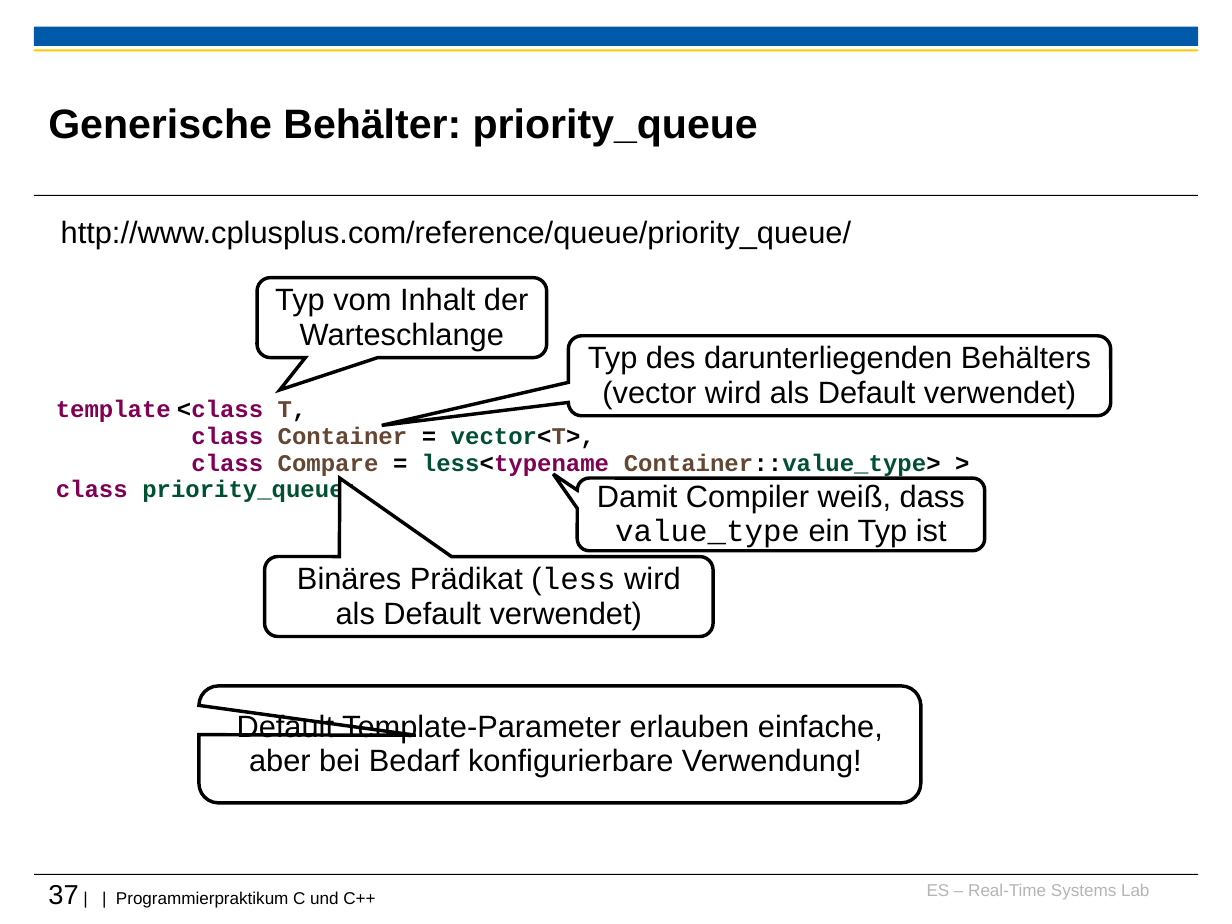
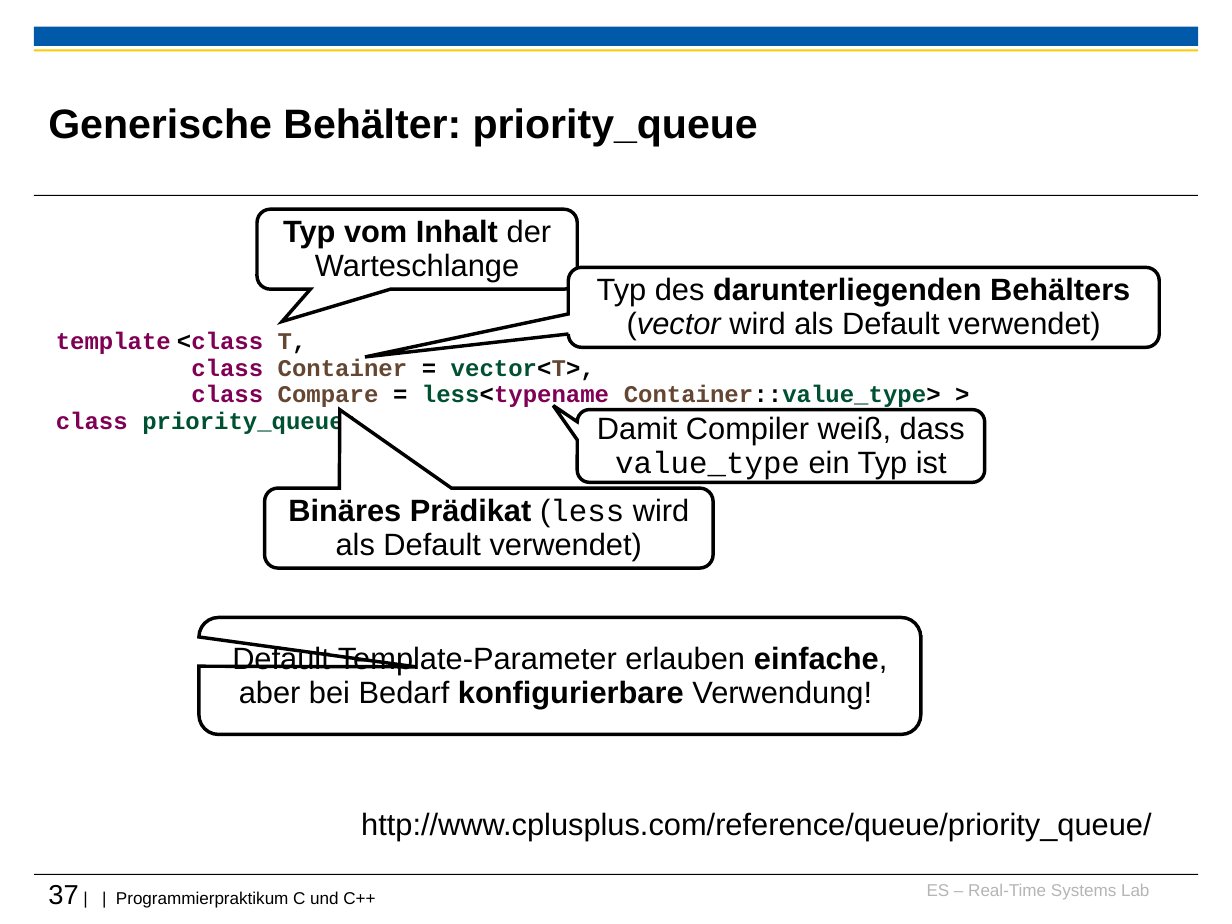
Before and after one commit to h82k/tud-cppp, a slide deck: slide 37 of Vorlesung/4 Fortgeschrittene Themen_F31.ppt. Drawn at 1232x924 pixels with LibreOffice and Linux fonts; fonts in the diff are those of the drawing; background and template pictures are left out. Boxes give left, top, right and bottom in pixels: in the first picture for what was removed or moved away, otherwise in the second. Text is boxed around its words. In the diff, an @@ line names an element or a change of style, - is before the commit and + after.

```diff
--- a/Vorlesung/4 Fortgeschrittene Themen_F31.ppt
+++ b/Vorlesung/4 Fortgeschrittene Themen_F31.ppt
@@ rounded speech box "Typ vom Inhalt der Warteschlange": place and size @@
-rounded speech box "Typ vom Inhalt der Warteschlange" at [257,277,547,357]
+rounded speech box "Typ vom Inhalt der Warteschlange" at [257,209,578,290]
@@ rounded speech box "Typ vom Inhalt der Warteschlange" at [257,209,578,290]: bold on in "Typ vom Inhalt" @@
@@ rounded speech box "Typ des darunterliegenden Behälters (vector ...": place and size @@
-rounded speech box "Typ des darunterliegenden Behälters (vector ..." at [568,336,1110,416]
+rounded speech box "Typ des darunterliegenden Behälters (vector ..." at [568,267,1159,347]
@@ rounded speech box "Typ des darunterliegenden Behälters (vector ..." at [568,267,1159,347]: bold on in "darunterliegenden Behälters"; italic on in "(vector" @@
@@ rounded speech box "Binäres Prädikat (less wird als ..." at [265,488,713,568]: bold on in "Binäres Prädikat" @@
@@ 3 rounded speech boxes, 1 text: place and size @@
-3 rounded speech boxes, 1 text at [56,400,986,803]
+3 rounded speech boxes, 1 text at [56,331,986,734]
@@ rounded speech box "Default Template-Parameter erlauben einfache, aber ..." at [198,617,920,734]: bold on in "einfache, konfigurierbare" @@
@@ text "http://www.cplusplus.com/reference/queue/priority_queue/": place and size @@
-text "http://www.cplusplus.com/reference/queue/priority_queue/" at [61,220,851,249]
+text "http://www.cplusplus.com/reference/queue/priority_queue/" at [361,812,1151,841]
```
Also in this commit, not shown: 21 other slides changed.
